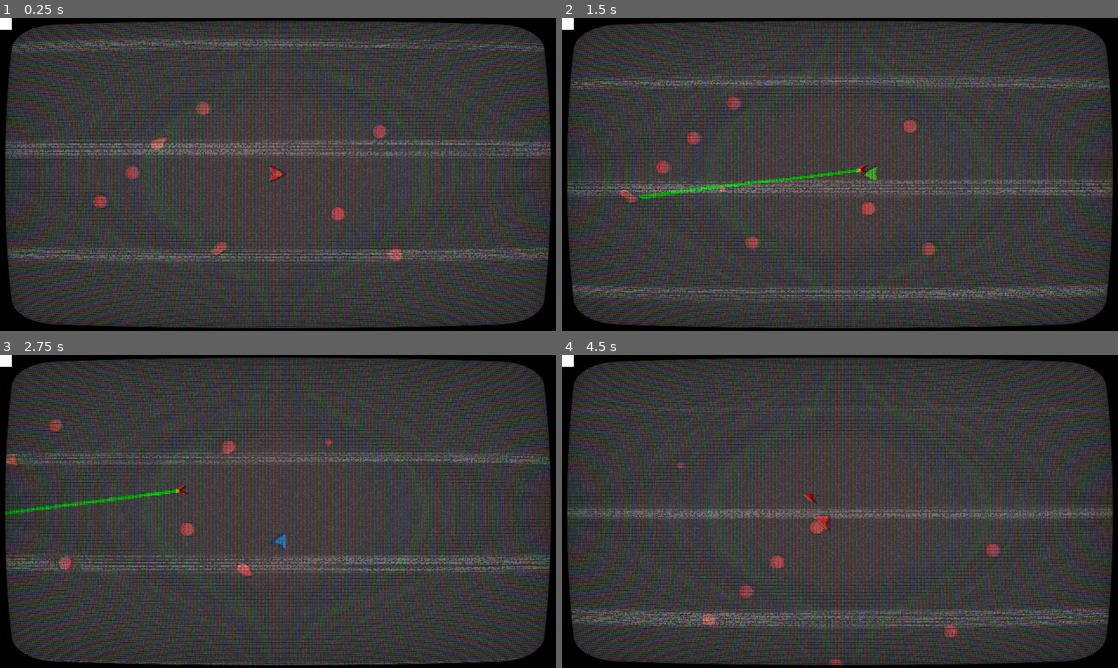
Above: before the commit, frames 1-4 (two rows, left to right).
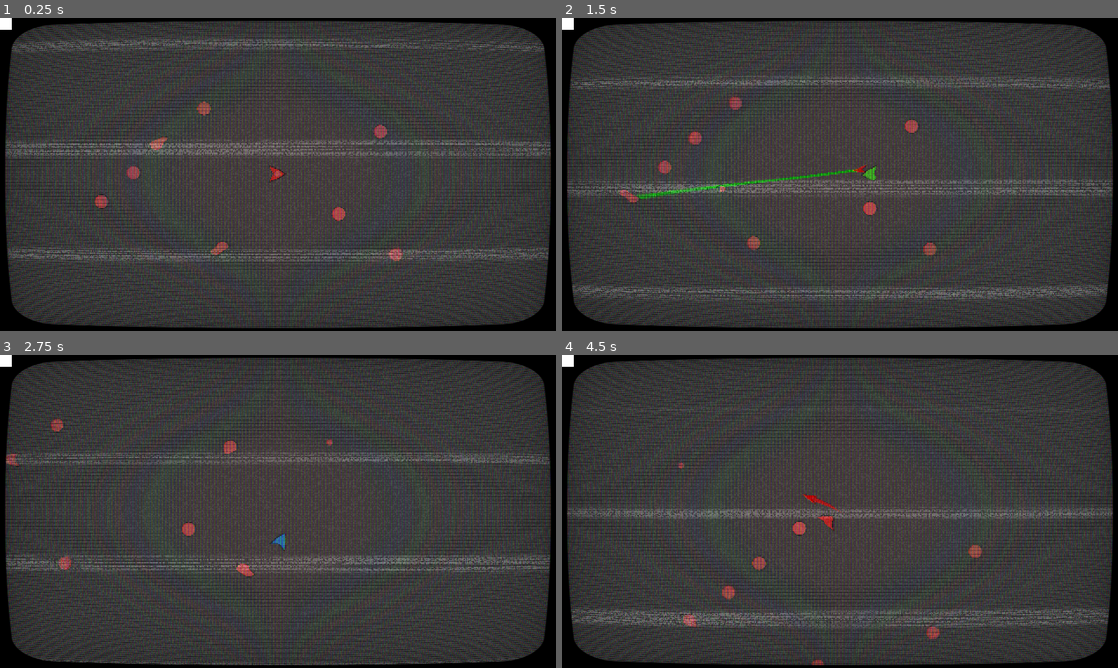
Above: after the commit, the same moments.

Repository: Tzeryushi/Blessed-Mode
Game: Godot game, scene res://Scenes/Main.tscn
Two runs of this game, one before a commit and one after it. Both use one fixed random seed, a clock stepped at 60 frames per second and the inputs below.
Inputs (mouse positions are in pixels of both pictures, inside the frame that each line leads up to):
- Up to frame 1 (0.25 s): no input
- Up to frame 2 (1.5 s): move the mouse to (962, 158) at 0.52 s; hold D (move_right) 0.53-1.28 s; tap Shift (shift_mode) at 0.6 s; move the mouse to (728, 190) at 1.27 s; hold S (move_down) from 1.28 s (still down); click (728, 190) at 1.35 s
- Up to frame 3 (2.75 s): move the mouse to (333, 442) at 2.02 s; release S (move_down) at 2.03 s; hold D (move_right) from 2.03 s (still down); tap Shift (shift_mode) at 2.1 s
- Up to frame 4 (4.5 s): move the mouse to (812, 574) at 2.77 s; release D (move_right) at 2.78 s; hold W (move_up) 2.78-3.53 s; click (812, 574) at 2.85 s; move the mouse to (1006, 558) at 3.52 s; hold A (move_left) from 3.53 s (still down); tap Shift (shift_mode) at 3.6 s; move the mouse to (673, 464) at 4.27 s; click (673, 464) at 4.35 s

The runs differ from the first frame. In frame 1, 0.3% of the frame differs, in the area x 16-73%, y 26-78%; in frame 2, 0.6%; in frame 3, 0.6%; in frame 4, 1.3%, in the area x 20-81%, y 34-100%.

Commit message:
bullet types, trails, cleaning

Diff:
--- a/Entities/Bullets/BaseBullet.gd
+++ b/Entities/Bullets/BaseBullet.gd
@@ -2,8 +2,10 @@
 extends Node2D
 
 @export var trail : Line2D
+@export var trail_length : int = 15
 
 @export_category("Bullet Attributes")
+@export var mode_color : Globals.MODECOLOR
 @export var damage : int = 1
 @export var speed : float = 700.0
 @export var top_speed : float = 700.0
@@ -19,13 +21,17 @@
 # Called when the node enters the scene tree for the first time.
 func _ready():
 	life_timer.wait_time = lifetime
-	life_timer.start()
+
+func _process(_delta) -> void:
+	update_trail()
+
 func _physics_process(_delta) -> void:
 	speed = minf(speed + (acceleration), top_speed)
 	global_position += direction * speed * _delta
 	rotation = direction.angle()
 
 func spawn(_position:Vector2, _direction:Vector2) -> void:
+	life_timer.start()
 	global_position = _position
 	direction = _direction.normalized()
 	rotation = direction.angle()
@@ -33,10 +39,26 @@
 func destroy() -> void:
 	queue_free()
 
+func update_trail() -> void:
+	trail.global_position = Vector2.ZERO
+	trail.global_rotation = 0
+	if has_hit:
+		if trail.get_point_count() != 0:
+			trail.remove_point(0)
+	else:
+		var point : Vector2 = global_position
+		trail.add_point(point)
+		while trail.get_point_count() > trail_length:
+			trail.remove_point(0)
+	pass
+
+func get_mode_color() -> Globals.MODECOLOR:
+	return mode_color
+
 func _on_life_timer_timeout():
 	destroy()
 
 func _on_body_entered(body) -> void:
-	if body.is_in_group("enemy") and body is BaseEnemy:
-		body.take_damage(damage)
+	if body is BaseEnemy or body is Player:
+		body.take_damage(damage, get_mode_color())
 	destroy()
--- a/Entities/Bullets/BaseBullet.tscn
+++ b/Entities/Bullets/BaseBullet.tscn
@@ -1,16 +1,27 @@
-[gd_scene load_steps=2 format=3 uid="uid://bfa3otr0r1esl"]
+[gd_scene load_steps=3 format=3 uid="uid://bfa3otr0r1esl"]
 
 [ext_resource type="Script" path="res://Entities/Bullets/BaseBullet.gd" id="1_yv4m2"]
+
+[sub_resource type="Curve" id="Curve_v5ys2"]
+_data = [Vector2(0, 0), 0.0, 0.0, 0, 0, Vector2(0.994652, 1), 0.0, 0.0, 0, 0]
+point_count = 2
 
 [node name="BaseBullet" type="Area2D" node_paths=PackedStringArray("trail", "life_timer") groups=["bullet"]]
 collision_layer = 8
 collision_mask = 6
 script = ExtResource("1_yv4m2")
 trail = NodePath("Trail")
+trail_length = 8
 speed = 1000.0
 top_speed = 1600.0
 acceleration = 10.0
 life_timer = NodePath("LifeTimer")
+
+[node name="Trail" type="Line2D" parent="."]
+modulate = Color(1, 1, 1, 0.65098)
+z_index = -1
+width = 15.0
+width_curve = SubResource("Curve_v5ys2")
 
 [node name="Sprite2D" type="Polygon2D" parent="."]
 z_index = -1
@@ -22,8 +33,6 @@
 scale = Vector2(8, 8)
 polygon = PackedVector2Array(-0.875, 0, -1.75, -1.125, 2.25, 0, -1.75, 1.125)
 
-[node name="Trail" type="Line2D" parent="."]
-
 [node name="LifeTimer" type="Timer" parent="."]
 one_shot = true
 
--- /dev/null
+++ b/Entities/Bullets/EnemyBullets/BlueEnemyBullet.tscn
@@ -0,0 +1,7 @@
+[gd_scene load_steps=2 format=3 uid="uid://bw01ap17bst3k"]
+
+[ext_resource type="PackedScene" uid="uid://te32ux48rni8" path="res://Entities/Bullets/PlayerBullets/BlueBullet.tscn" id="1_cs3ht"]
+
+[node name="BlueEnemyBullet" instance=ExtResource("1_cs3ht")]
+collision_layer = 16
+collision_mask = 5
--- /dev/null
+++ b/Entities/Bullets/EnemyBullets/GreenEnemyLaser.tscn
@@ -0,0 +1,7 @@
+[gd_scene load_steps=2 format=3 uid="uid://bpmfww0ri4kjd"]
+
+[ext_resource type="PackedScene" uid="uid://q570k1lo1j5p" path="res://Entities/Bullets/PlayerBullets/GreenBullet.tscn" id="1_bqcub"]
+
+[node name="GreenEnemyLaser" instance=ExtResource("1_bqcub")]
+collision_layer = 16
+collision_mask = 5
--- /dev/null
+++ b/Entities/Bullets/EnemyBullets/RedEnemyBullet.tscn
@@ -0,0 +1,8 @@
+[gd_scene load_steps=2 format=3 uid="uid://cavd0ctnmul3e"]
+
+[ext_resource type="PackedScene" uid="uid://cu8nfgjkwxb20" path="res://Entities/Bullets/PlayerBullets/RedBullet.tscn" id="1_v42xq"]
+
+[node name="RedEnemyBullet" instance=ExtResource("1_v42xq")]
+collision_layer = 16
+collision_mask = 5
+damage = 3
--- /dev/null
+++ b/Entities/Bullets/PlayerBullets/BlueBullet.tscn
@@ -0,0 +1,10 @@
+[gd_scene load_steps=2 format=3 uid="uid://te32ux48rni8"]
+
+[ext_resource type="PackedScene" uid="uid://bfa3otr0r1esl" path="res://Entities/Bullets/BaseBullet.tscn" id="1_qfct7"]
+
+[node name="BlueBullet" instance=ExtResource("1_qfct7")]
+mode_color = 2
+damage = 2
+
+[node name="Trail" parent="." index="0"]
+default_color = Color(0, 0, 1, 1)
--- a/Entities/Bullets/PlayerBullets/GreenBullet.tscn
+++ b/Entities/Bullets/PlayerBullets/GreenBullet.tscn
@@ -1,16 +1,29 @@
-[gd_scene load_steps=3 format=3 uid="uid://q570k1lo1j5p"]
+[gd_scene load_steps=4 format=3 uid="uid://q570k1lo1j5p"]
 
 [ext_resource type="PackedScene" uid="uid://bfa3otr0r1esl" path="res://Entities/Bullets/BaseBullet.tscn" id="1_lgsf5"]
 [ext_resource type="Script" path="res://Entities/Bullets/PlayerBullets/GreenLaser.gd" id="2_0507a"]
+
+[sub_resource type="Curve" id="Curve_xwn00"]
+_data = [Vector2(0, 0.818213), 0.0, 0.0, 0, 0, Vector2(0.994652, 1), 0.0, 0.0, 0, 0]
+point_count = 2
 
 [node name="GreenLaser" node_paths=PackedStringArray("laser_cast") instance=ExtResource("1_lgsf5")]
 script = ExtResource("2_0507a")
 laser_cast = NodePath("LaserRayCast")
 laser_length = 2000.0
+mode_color = 1
+damage = 10
+lifetime = 1.0
 
-[node name="Trail" parent="." index="2"]
+[node name="Trail" parent="." index="0"]
+modulate = Color(1, 1, 1, 1)
+z_index = -3
 points = PackedVector2Array(0, 0, 72, 0)
+width = 10.0
+width_curve = SubResource("Curve_xwn00")
 default_color = Color(0, 0.92549, 0, 1)
+joint_mode = 2
+end_cap_mode = 2
 
 [node name="LaserRayCast" type="RayCast2D" parent="." index="4"]
 enabled = false
--- a/Entities/Bullets/PlayerBullets/GreenLaser.gd
+++ b/Entities/Bullets/PlayerBullets/GreenLaser.gd
@@ -8,7 +8,7 @@
 
 	#timer calulates laser fade time in this case
 	life_timer.wait_time = lifetime
-	life_timer.start()
+	#life_timer.start()
 
 
 func _process(_delta) -> void:
@@ -20,21 +20,22 @@
 	pass
 
 func spawn(_position:Vector2, _direction:Vector2) -> void:
+	#this gross function handles raycasting and piercing of enemies by cycling them into the exceptions
+	#and then firing until it hits nothing, a non-weak enemy, or a wall
+	#I'm not planning on refactoring this. Why bother. This is a game jam.
 	trail.clear_points()
 	global_position = _position
 	direction = _direction.normalized()
 	rotation = direction.angle()
 
-	var collision_exception_array : Array
-	#laser_cast.enabled = true
+	var collision_exception_array : Array = []
+	laser_cast.enabled = true
 	laser_cast.force_raycast_update()
-	print(laser_cast.is_colliding())
 
 	#we scan the raycast and add exception to pierce if enemies are weak to the attack
 	while laser_cast.is_colliding():
 		var body = laser_cast.get_collider()
-		print(Globals.is_mode_color_effective(Globals.MODECOLOR.GREEN, body.get_mode_color()))
-		if body is BaseEnemy and Globals.is_mode_color_effective(Globals.MODECOLOR.GREEN, body.get_mode_color()):
+		if (body is BaseEnemy or body is Player) and Globals.is_mode_color_effective(get_mode_color(), body.get_mode_color()):
 			collision_exception_array.append(body)
 			laser_cast.add_exception(body)
 		else:
@@ -44,16 +45,16 @@
 	#current collision is the endpoint, though any collisions in the array must be handled as well
 	#draw the line to the end
 	trail.add_point(Vector2.ZERO)
-	print(laser_cast.get_collision_point())
 	if laser_cast.is_colliding():
 		trail.add_point(to_local(laser_cast.get_collision_point()))
 	else:
 		trail.add_point(Vector2.RIGHT*laser_length)
 
+	#handle application of damage
 	for enemy in collision_exception_array:
-		enemy.take_damage(damage)
-	if laser_cast.get_collider() is BaseEnemy:
-		laser_cast.get_collider().take_damage(damage)
+		enemy.take_damage(damage, get_mode_color())
+	if laser_cast.get_collider() is BaseEnemy or laser_cast.get_collider() is Player:
+		laser_cast.get_collider().take_damage(damage, get_mode_color())
 
 	#clean out exceptions - probably unnecessary
 	for body in collision_exception_array:
@@ -61,10 +62,20 @@
 			laser_cast.remove_exception(body)
 	laser_cast.enabled = false
 
+	var tween : Tween = get_tree().create_tween()
+	tween.tween_property(self, "modulate:a", 0.0, life_timer.wait_time).set_ease(Tween.EASE_OUT).set_trans(Tween.TRANS_QUAD)
+	await tween.finished
+	destroy()
+
 func destroy() -> void:
-	trail.clear_points()
+	#probably unnecessary to clear points
+	#trail.clear_points()
 	queue_free()
 
+func update_trail() -> void:
+	pass
+
 func _on_body_entered(body) -> void:
+	#this is specifically for enemies within the base radius of the initial explosion VFX
 	if body.is_in_group("enemy") and body is BaseEnemy:
-		body.take_damage(damage)
+		body.take_damage(damage, get_mode_color())
--- a/Entities/Bullets/PlayerBullets/RedBullet.tscn
+++ b/Entities/Bullets/PlayerBullets/RedBullet.tscn
@@ -3,5 +3,9 @@
 [ext_resource type="PackedScene" uid="uid://bfa3otr0r1esl" path="res://Entities/Bullets/BaseBullet.tscn" id="1_dme7n"]
 
 [node name="RedBullet" instance=ExtResource("1_dme7n")]
+damage = 5
 speed = 1300.0
 top_speed = 2000.0
+
+[node name="Trail" parent="." index="0"]
+default_color = Color(1, 0, 0, 1)
--- a/Entities/Flock/BaseEnemy.gd
+++ b/Entities/Flock/BaseEnemy.gd
@@ -1,19 +1,28 @@
 class_name BaseEnemy
 extends CharacterBody2D
 
-@export var health : float = 1.0 : set = set_health, get = get_health
-@export var body_damage : float = 1.0
+@export var health : int = 10 : set = set_health, get = get_health
+@export var body_damage : int = 1
 
 @export var mode_color : Globals.MODECOLOR
 
 signal health_changed(value:int)
 
-func _physics_process(delta):
+func _physics_process(_delta):
 	move_and_slide()
 
-func take_damage(damage:int) -> void:
-	set_health(get_health() - damage)
-	if health <= 0:
+func take_damage(_damage:int, _attacking_color:Globals.MODECOLOR=mode_color) -> void:
+	var damage_to_take : int = _damage
+	#augment damage based on modes
+	match Globals.get_mode_color_effectiveness(_attacking_color, get_mode_color()):
+			0: pass
+			1: damage_to_take = damage_to_take * 2
+			2:
+				@warning_ignore("integer_division")
+				damage_to_take = max(int(damage_to_take/2), 1)
+	#print(damage_to_take)
+	health = get_health()-damage_to_take
+	if get_health() <= 0:
 		destruct()
 
 func destruct() -> void:
--- a/Entities/Flock/BaseEnemy.tscn
+++ b/Entities/Flock/BaseEnemy.tscn
@@ -4,7 +4,7 @@
 [ext_resource type="Texture2D" uid="uid://gwe475foxqna" path="res://Entities/Flock/FlockSprites/PlaceHolderEnemy.svg" id="2_i4am0"]
 
 [sub_resource type="CircleShape2D" id="CircleShape2D_aaoeg"]
-radius = 25.0
+radius = 26.0
 
 [sub_resource type="SpriteFrames" id="SpriteFrames_a8dwn"]
 animations = [{
@@ -21,7 +21,7 @@
 collision_layer = 2
 collision_mask = 4
 script = ExtResource("1_4nhy6")
-health = 3.0
+health = 20
 
 [node name="CollisionShape2D" type="CollisionShape2D" parent="."]
 shape = SubResource("CircleShape2D_aaoeg")
--- a/Entities/Player/Player.gd
+++ b/Entities/Player/Player.gd
@@ -23,7 +23,7 @@
 
 #onreadies, pay attention to pathing
 @onready var sprite = $PlayerSprite
-@onready var health : float = max_health : get = get_health, set = set_health
+@onready var health : int = max_health : get = get_health, set = set_health
 
 var current_ship_mode : ShipMode
 
@@ -70,8 +70,16 @@
 	pass
 func shift_mode() -> void:
 	current_ship_mode = mode_manager.swap_ship_mode()
-func take_damage(damage:int=1) -> void:
-	health = get_health()-damage
+func take_damage(_damage:int=1, _attacking_color:Globals.MODECOLOR=get_mode_color()) -> void:
+	var damage_to_take : int = _damage
+	#augment damage based on modes
+	match Globals.get_mode_color_effectiveness(_attacking_color, get_mode_color()):
+			0: pass
+			1: damage_to_take = damage_to_take * 2
+			2:
+				@warning_ignore("integer_division")
+				damage_to_take = max(int(damage_to_take/2), 1)
+	health = get_health()-damage_to_take
 
 	Shake.set_camera(player_camera)
 	Shake.add_trauma(0.5)
@@ -85,16 +93,11 @@
 func get_mode_color() -> Globals.MODECOLOR:
 	return current_ship_mode.mode_color
 
-func _on_hitbox_area_entered(area) -> void:
+func _on_hitbox_area_entered(_area) -> void:
 	pass # Replace with function body.
 
 func _on_hitbox_body_entered(body) -> void:
 	#we manage this from the player class for clarity, don't @ me
 	if body.is_in_group("enemy") and body is BaseEnemy:
-		var damage_to_take : int = body.body_damage
-		match Globals.get_mode_color_effectiveness(body.get_mode_color(), get_mode_color()):
-			0: pass
-			1: damage_to_take = damage_to_take * 2
-			2: damage_to_take = max(int(damage_to_take/2), 1)
-		take_damage(damage_to_take)
+		take_damage(body.body_damage, body.get_mode_color())
 	pass # Replace with function body.
--- a/Entities/Player/Player.tscn
+++ b/Entities/Player/Player.tscn
@@ -10,11 +10,11 @@
 [ext_resource type="Script" path="res://Entities/Player/BlueMode.gd" id="7_qbroj"]
 [ext_resource type="Script" path="res://Entities/Player/GreenMode.gd" id="8_3rm7t"]
 [ext_resource type="PackedScene" uid="uid://cu8nfgjkwxb20" path="res://Entities/Bullets/PlayerBullets/RedBullet.tscn" id="8_beqr1"]
-[ext_resource type="PackedScene" uid="uid://bfa3otr0r1esl" path="res://Entities/Bullets/BaseBullet.tscn" id="8_efr0n"]
 [ext_resource type="SpriteFrames" uid="uid://blxt3ycyrxym1" path="res://Entities/Player/PlayerSprites/GreenSpriteFrames.tres" id="9_2ghl3"]
 [ext_resource type="PackedScene" uid="uid://q570k1lo1j5p" path="res://Entities/Bullets/PlayerBullets/GreenBullet.tscn" id="10_xeyoa"]
 [ext_resource type="SpriteFrames" uid="uid://d01oxu78mo703" path="res://Entities/Player/PlayerSprites/BlueSpriteFrames.tres" id="11_47w8v"]
 [ext_resource type="Script" path="res://Entities/Player/Reticle.gd" id="12_rg2be"]
+[ext_resource type="PackedScene" uid="uid://te32ux48rni8" path="res://Entities/Bullets/PlayerBullets/BlueBullet.tscn" id="13_edsgn"]
 [ext_resource type="Texture2D" uid="uid://gwe475foxqna" path="res://Entities/Flock/FlockSprites/PlaceHolderEnemy.svg" id="13_unq7x"]
 
 [sub_resource type="CircleShape2D" id="CircleShape2D_bcwqn"]
@@ -67,9 +67,9 @@
 
 [node name="Red" type="Node" parent="ModeManager" node_paths=PackedStringArray("shot_timer") groups=["redmode"]]
 script = ExtResource("4_5e48n")
-acceleration = 70.0
+acceleration = 60.0
 decceleration = 8.0
-max_movement_speed = 1100.0
+max_movement_speed = 1000.0
 bullet_scene = ExtResource("8_beqr1")
 bullet_spawn_distance = 60.0
 shot_timer = NodePath("RedTimer")
@@ -98,7 +98,7 @@
 script = ExtResource("7_qbroj")
 acceleration = 35.0
 decceleration = 15.0
-bullet_scene = ExtResource("8_efr0n")
+bullet_scene = ExtResource("13_edsgn")
 shot_timer = NodePath("BlueTimer")
 ship_sprites = ExtResource("11_47w8v")
 mode_color = 2
--- a/Globals/Globals.gd
+++ b/Globals/Globals.gd
@@ -6,4 +6,4 @@
 	return (defending_mode-attacking_mode)%3 == 1
 func get_mode_color_effectiveness(attacking_mode:MODECOLOR, defending_mode:MODECOLOR) -> int:
 	#0 is even, 1 is effective, 2 is ineffective
-	return (defending_mode-attacking_mode)%3
+	return (3+defending_mode-attacking_mode)%3
--- a/Scenes/Main.tscn
+++ b/Scenes/Main.tscn
@@ -16,11 +16,11 @@
 shader_parameter/roll_speed = 2.0
 shader_parameter/roll_size = 19.895
 shader_parameter/roll_variation = 1.814
-shader_parameter/distort_intensity = 0.018
+shader_parameter/distort_intensity = 0.023
 shader_parameter/noise_opacity = 0.232
 shader_parameter/noise_speed = 5.0
 shader_parameter/static_noise_intensity = 0.06
-shader_parameter/aberration = 0.03
+shader_parameter/aberration = 0.01
 shader_parameter/brightness = 1.4
 shader_parameter/discolor = false
 shader_parameter/warp_amount = 0.266
--- a/Scenes/TestScenes/testing_room.gd
+++ b/Scenes/TestScenes/testing_room.gd
@@ -6,5 +6,5 @@
 	DisplayServer.mouse_set_mode(DisplayServer.MOUSE_MODE_HIDDEN)
 
 # Called every frame. 'delta' is the elapsed time since the previous frame.
-func _process(delta):
+func _process(_delta):
 	pass
